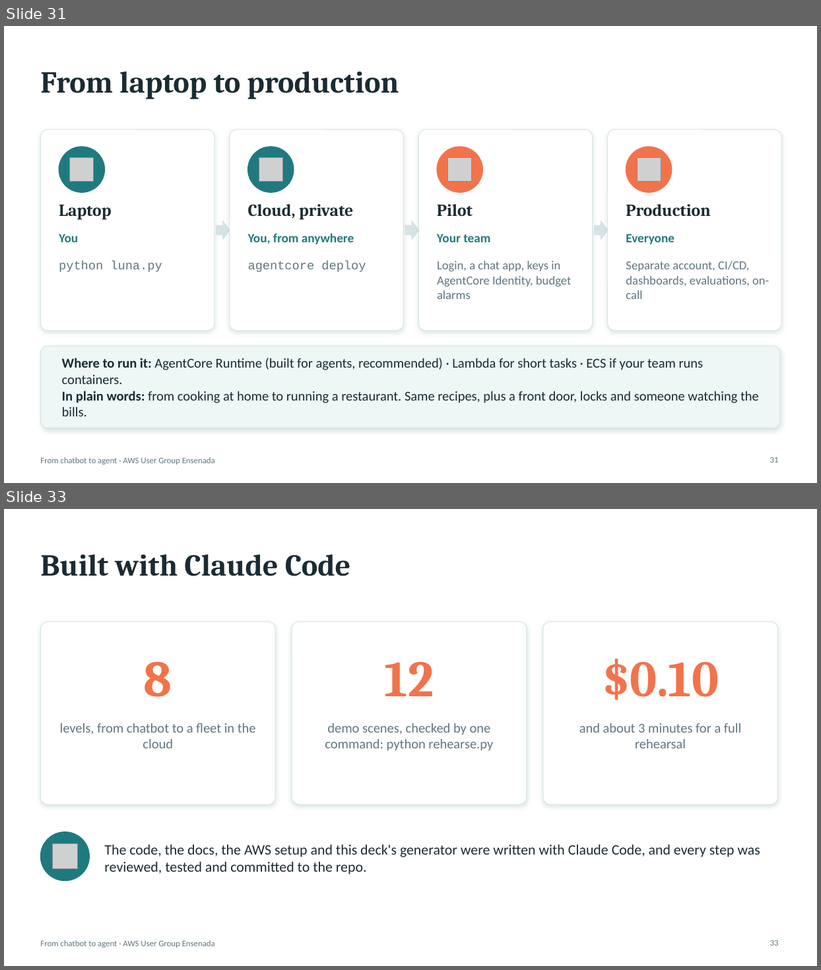
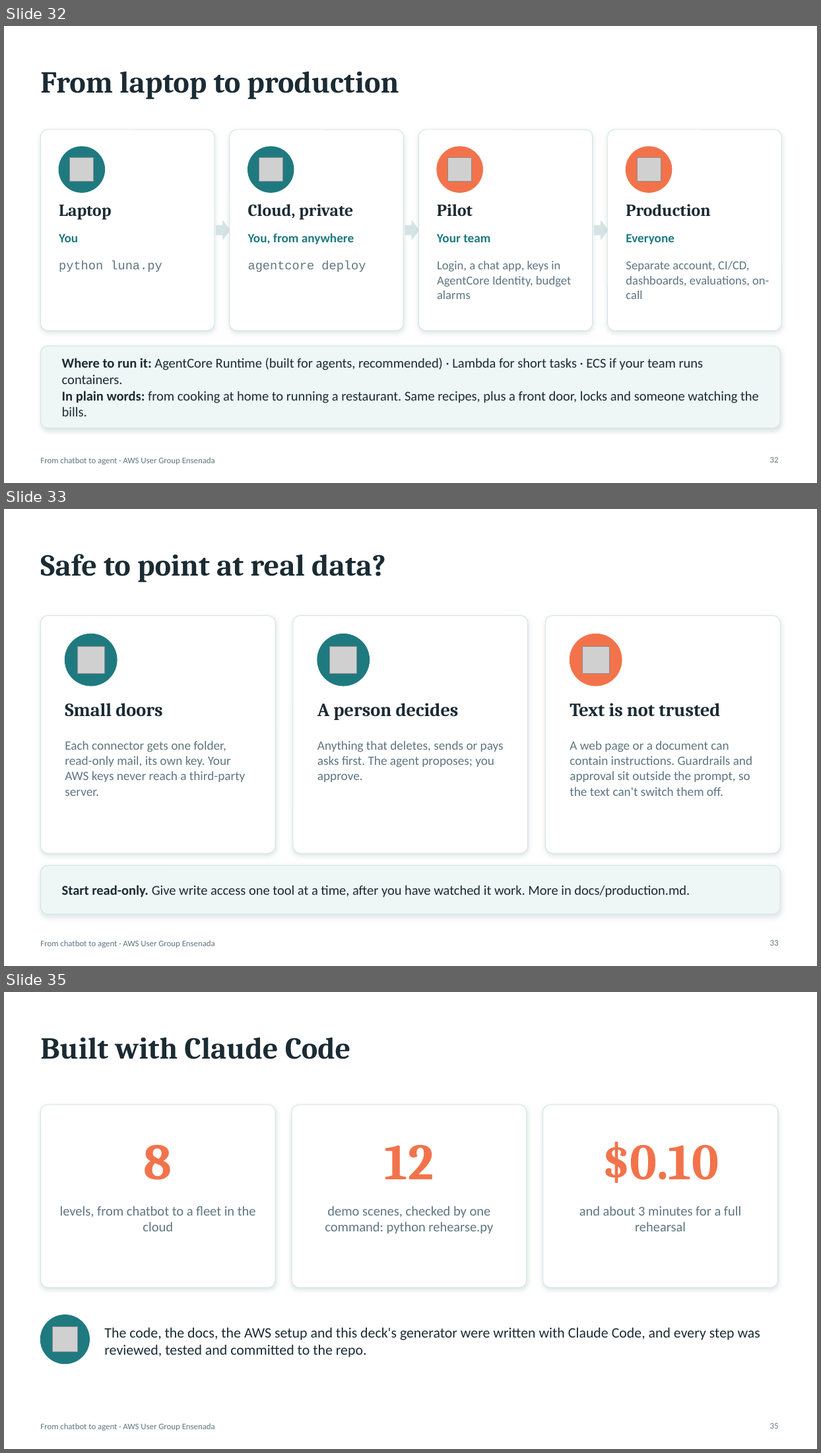
Before and after one commit to aws-ug-ensenada/claude-on-aws-ensenada, a slide deck: docs/slides/claude-on-aws-ensenada.pptx. Shown one above the other, each under a label of ours: slides 31 and 33 before the commit, slides 32, 33 and 35 after it; the slides between them are not shown. The pictures are 821x970 and 821x1453 pixels, drawn with LibreOffice and Linux fonts; fonts in the diff are those of the drawing; grey boxes stand for pictures. Boxes give left, top, right and bottom in pixels: in the first picture for what was removed or moved away, otherwise in the second. Text is boxed around its words. In the diff, an @@ line names an element or a change of style, - is before the commit and + after.

```diff
--- a/docs/slides/claude-on-aws-ensenada.pptx
+++ b/docs/slides/claude-on-aws-ensenada.pptx
@@ slide 33 added at box(4, 509, 817, 966), background #FFFFFF; not listed: 1 template element that a slide beside it also shows @@
@@ title added at box(40, 554, 386, 582), 36 pt, text #1B2B33, bold @@
+Safe to point at real data?
@@ rounded rectangle added at box(40, 616, 275, 854), fill #FFFFFF, outline #D5E3E4 0.75 pt @@
@@ rounded rectangle added at box(293, 616, 528, 854), fill #FFFFFF, outline #D5E3E4 0.75 pt @@
@@ rounded rectangle added at box(546, 616, 781, 854), fill #FFFFFF, outline #D5E3E4 0.75 pt @@
@@ ellipse added at box(65, 634, 117, 686), fill #1F7A80, outline #1F7A80 1 pt @@
@@ picture added at box(77, 646, 104, 673) @@
@@ ellipse added at box(318, 634, 370, 686), fill #1F7A80, outline #1F7A80 1 pt @@
@@ picture added at box(330, 646, 356, 673) @@
@@ ellipse added at box(570, 634, 622, 686), fill #F2734B, outline #F2734B 1 pt @@
@@ picture added at box(582, 646, 609, 673) @@
@@ text added at box(65, 703, 162, 717), 22 pt, text #1B2B33, bold @@
+Small doors
@@ text added at box(318, 703, 459, 720), 22 pt, text #1B2B33, bold @@
+A person decides
@@ text added at box(570, 703, 720, 717), 22 pt, text #1B2B33, bold @@
+Text is not trusted
@@ text added at box(65, 741, 246, 796), 15 pt, text #5F7681 @@
+Each connector gets one folder, read-only mail, its own key. Your AWS keys never reach a third-party server.
@@ text added at box(318, 741, 504, 782), 15 pt, text #5F7681 @@
+Anything that deletes, sends or pays asks first. The agent proposes; you approve.
@@ text added at box(570, 741, 752, 796), 15 pt, text #5F7681 @@
+A web page or a document can contain instructions. Guardrails and approval sit outside the prompt, so the text can't switch them off.
@@ rounded rectangle added at box(40, 866, 781, 915), fill #EEF6F6, outline #D5E3E4 0.75 pt @@
@@ text added at box(62, 885, 690, 898), 16 pt, text #1B2B33 @@
+Start read-only. Give write access one tool at a time, after you have watched it work. More in docs/production.md.
@@ page number added at box(770, 940, 779, 946), 10 pt, text #5F7681 @@
+33
@@ what was slide 31 is now slide 32 @@
@@ page number at box(770, 457, 779, 463): text changed @@
-31
+32
@@ what was slide 33 is now slide 35 @@
@@ page number at box(770, 1424, 779, 1429): text changed @@
-33
+35
```
Also in this commit, not shown: 2 slides changed, 1 other slide added, 12 other files.
